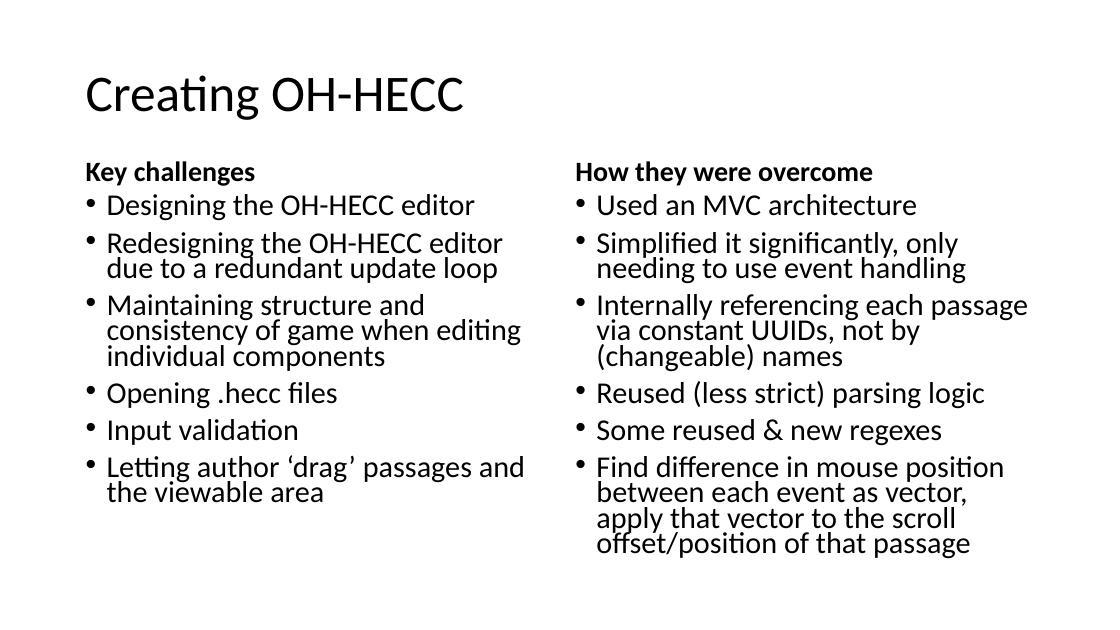
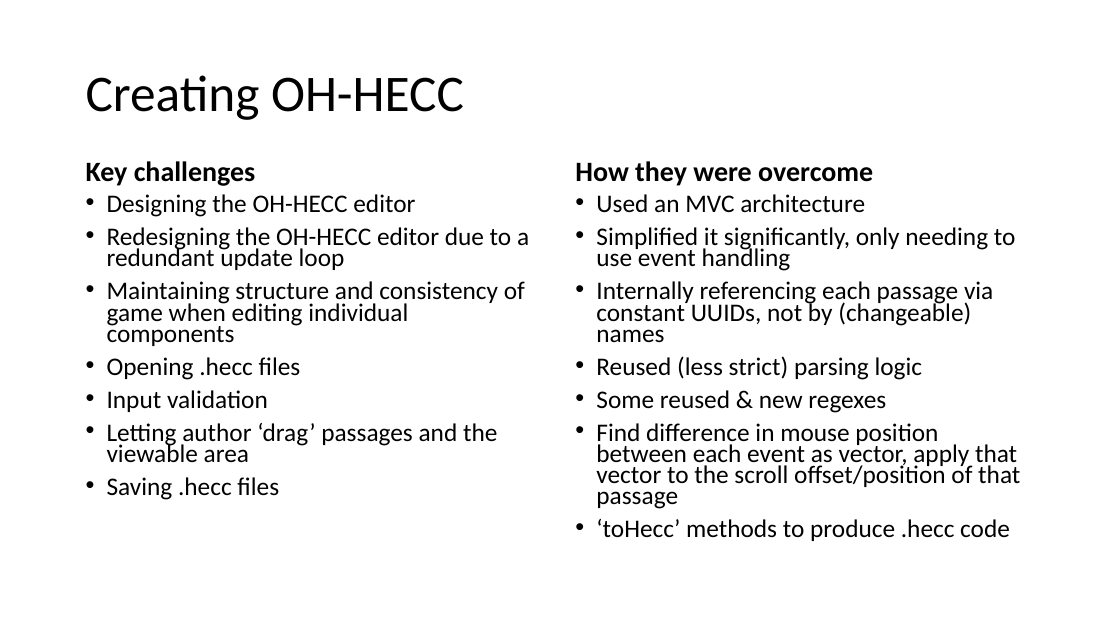
Before and after one commit to 11BelowStudio/HECC-IT, a slide deck: slide 10 of Reports n such/PDO presentation.pptx. Drawn at 1120x630 pixels with LibreOffice and Linux fonts; fonts in the diff are those of the drawing. Boxes give left, top, right and bottom in pixels: in the first picture for what was removed or moved away, otherwise in the second. Text is boxed around its words. In the diff, an @@ line names an element or a change of style, - is before the commit and + after.

Commit message:
Finished writing the presentation itself. Time to prepare the demonstration .hecc files.

```diff
--- a/Reports n such/PDO presentation.pptx
+++ b/Reports n such/PDO presentation.pptx
@@ text at box(107, 194, 529, 463): size 25.9 to 21.7 pt @@
@@ text at box(596, 194, 1020, 509): size 25.9 to 21.7 pt @@
@@ text at box(107, 477, 279, 500): paragraph added @@
+• Saving .hecc files
@@ text at box(596, 519, 1010, 541): paragraph added @@
+• ‘toHecc’ methods to produce .hecc code
```
Also in this commit, not shown: 5 other slides changed, 12 slides added, 7 other files.
